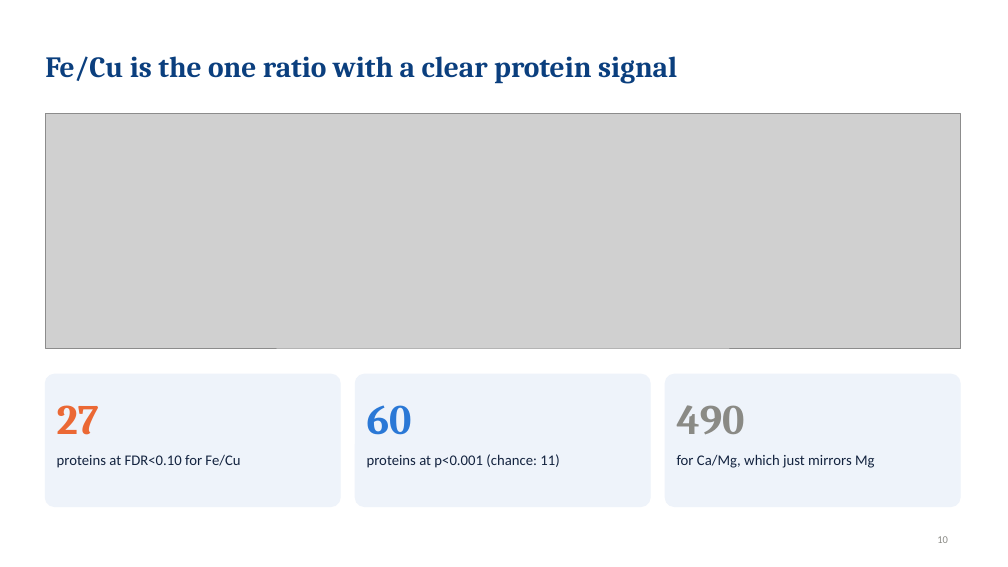
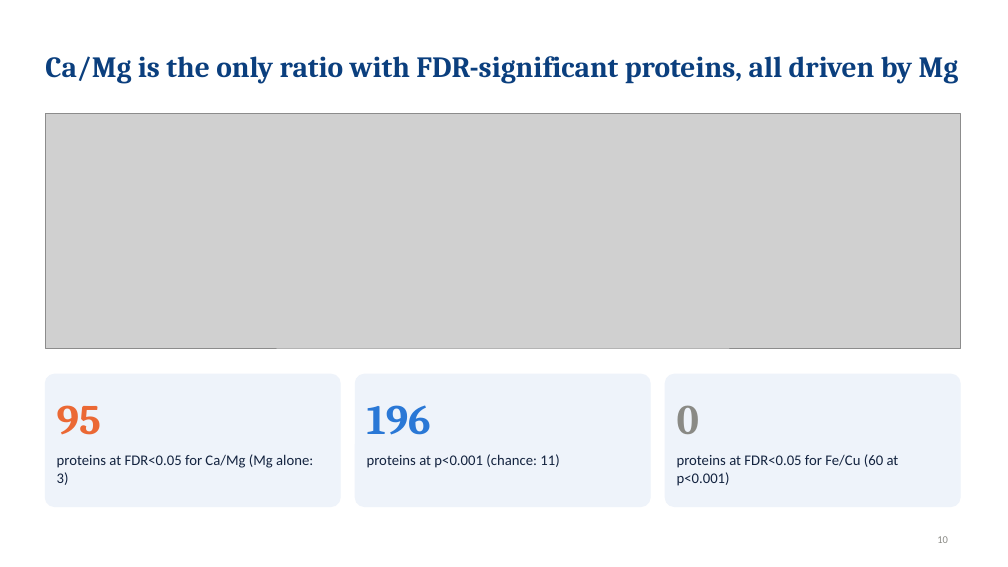
Before and after one commit to Isra-inventor/PRISM, a slide deck: slide 10 of omics_element_lmm/deck/elements_proteome_deck.pptx. Drawn at 1008x567 pixels with LibreOffice and Linux fonts; fonts in the diff are those of the drawing; grey boxes stand for pictures. Boxes give left, top, right and bottom in pixels: in the first picture for what was removed or moved away, otherwise in the second. Text is boxed around its words. In the diff, an @@ line names an element or a change of style, - is before the commit and + after.

```diff
--- a/omics_element_lmm/deck/elements_proteome_deck.pptx
+++ b/omics_element_lmm/deck/elements_proteome_deck.pptx
@@ title at [45, 56, 959, 84]: text changed @@
-Fe/Cu is the one ratio with a clear protein signal
+Ca/Mg is the only ratio with FDR-significant proteins, all driven by Mg
@@ text at [57, 405, 101, 435]: text changed @@
-27
+95
@@ text at [367, 405, 431, 435]: text changed @@
-60
+196
@@ text at [677, 405, 699, 434]: text changed @@
-490
+0
@@ text at [57, 454, 313, 485]: text changed @@
-proteins at FDR<0.10 for Fe/Cu
+proteins at FDR<0.05 for Ca/Mg (Mg alone: 3)
@@ text at [677, 454, 899, 486]: text changed @@
-for Ca/Mg, which just mirrors Mg
+proteins at FDR<0.05 for Fe/Cu (60 at p<0.001)
```
Also in this commit, not shown: 6 other slides changed, 3 other files.
